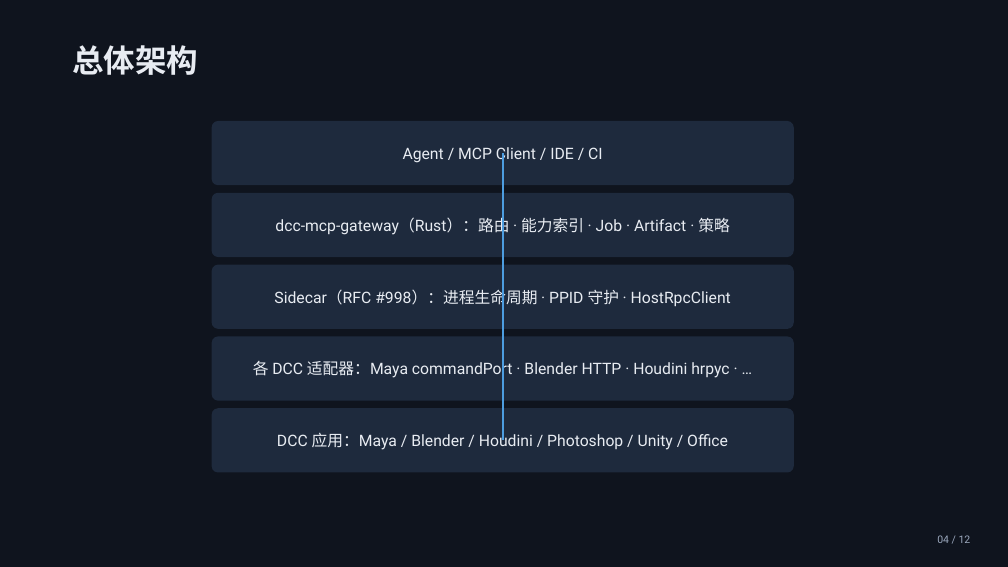
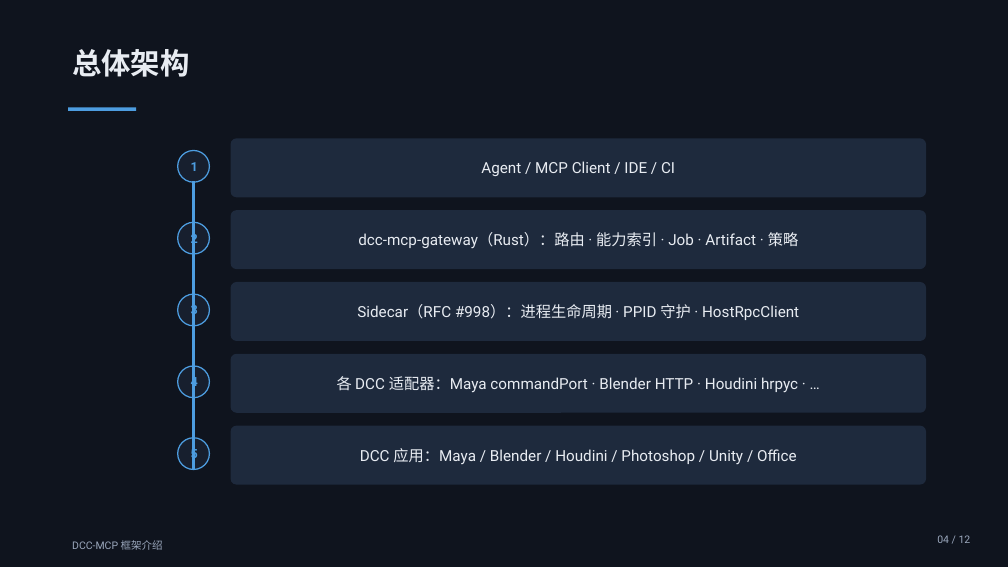
Before and after one commit to dcc-mcp/dcc-mcp-powerpoint, a slide deck: slide 4 of examples/output/draft-dcc-mcp-framework-intro.pptx. Drawn at 1008x567 pixels with LibreOffice and Linux fonts; fonts in the diff are those of the drawing. Boxes give left, top, right and bottom in pixels: in the first picture for what was removed or moved away, otherwise in the second. Text is boxed around its words. In the diff, an @@ line names an element or a change of style, - is before the commit and + after.

Commit message:
feat: showcase-grade layout system for all deck layouts (#6)
Design-system overhaul (showcase quality):
- unified content header (28pt title + accent rule) on every content slide
- editorial bullet rows (accent dot + hairline separators) replace box rows
- two-column/comparison panels with colored header strips
- kpi cards with accent top strip; architecture layers with numbered chips
  on a vertical spine; timeline with alternating above/below labels
- centered hero title cover + ghost circle accents (inset within the safe
  margin band — caught by the pixel-level bleed check)
- deck-title footer on all slides
- regenerated framework deck + review demo artifacts

```diff
--- a/examples/output/draft-dcc-mcp-framework-intro.pptx
+++ b/examples/output/draft-dcc-mcp-framework-intro.pptx
@@ text "总体架构" at (72, 49, 189, 77): size 30 to 28 pt @@
@@ rectangle added at (68, 107, 136, 111), fill #4D9DE0 @@
@@ size 15 to 14.5 pt in 5 elements at (231, 210, 926, 269), (231, 282, 926, 341), (231, 354, 926, 413), (231, 426, 926, 485), (231, 138, 926, 197) @@
@@ rounded rectangle "Agent / MCP Client / ...": place and size @@
-rounded rectangle "Agent / MCP Client / ..." at (212, 121, 794, 185)
+rounded rectangle "Agent / MCP Client / ..." at (231, 138, 926, 197)
@@ ellipse added at (178, 150, 209, 182), fill #171F2E, outline #4D9DE0 1.2 pt, 12 pt, text #4D9DE0, bold @@
+1
@@ line moved from (503, 153) - (503, 441) to (194, 181) - (194, 469) @@
@@ ellipse added at (178, 222, 209, 254), fill #171F2E, outline #4D9DE0 1.2 pt, 12 pt, text #4D9DE0, bold @@
+2
@@ rounded rectangle "dcc-mcp-gateway（Rust）：路由 · 能力索引 · Job ...": place and size @@
-rounded rectangle "dcc-mcp-gateway（Rust）：路由 · 能力索引 · Job ..." at (212, 193, 794, 257)
+rounded rectangle "dcc-mcp-gateway（Rust）：路由 · 能力索引 · Job ..." at (231, 210, 926, 269)
@@ ellipse added at (178, 294, 209, 326), fill #171F2E, outline #4D9DE0 1.2 pt, 12 pt, text #4D9DE0, bold @@
+3
@@ rounded rectangle "Sidecar（RFC #998）：进程生命周期 · PPID 守护 ...": place and size @@
-rounded rectangle "Sidecar（RFC #998）：进程生命周期 · PPID 守护 ..." at (212, 265, 794, 329)
+rounded rectangle "Sidecar（RFC #998）：进程生命周期 · PPID 守护 ..." at (231, 282, 926, 341)
@@ rounded rectangle "各 DCC 适配器：Maya commandPort · ...": place and size @@
-rounded rectangle "各 DCC 适配器：Maya commandPort · ..." at (212, 337, 794, 401)
+rounded rectangle "各 DCC 适配器：Maya commandPort · ..." at (231, 354, 926, 413)
@@ ellipse added at (178, 366, 209, 398), fill #171F2E, outline #4D9DE0 1.2 pt, 12 pt, text #4D9DE0, bold @@
+4
@@ ellipse added at (178, 438, 209, 470), fill #171F2E, outline #4D9DE0 1.2 pt, 12 pt, text #4D9DE0, bold @@
+5
@@ rounded rectangle "DCC 应用：Maya / Blender / ...": place and size @@
-rounded rectangle "DCC 应用：Maya / Blender / ..." at (212, 408, 794, 473)
+rounded rectangle "DCC 应用：Maya / Blender / ..." at (231, 426, 926, 485)
@@ text added at (72, 540, 163, 550), 10 pt, text #9AA7BC @@
+DCC-MCP 框架介绍
```
Also in this commit, not shown: 11 other slides changed, 21 other files.
